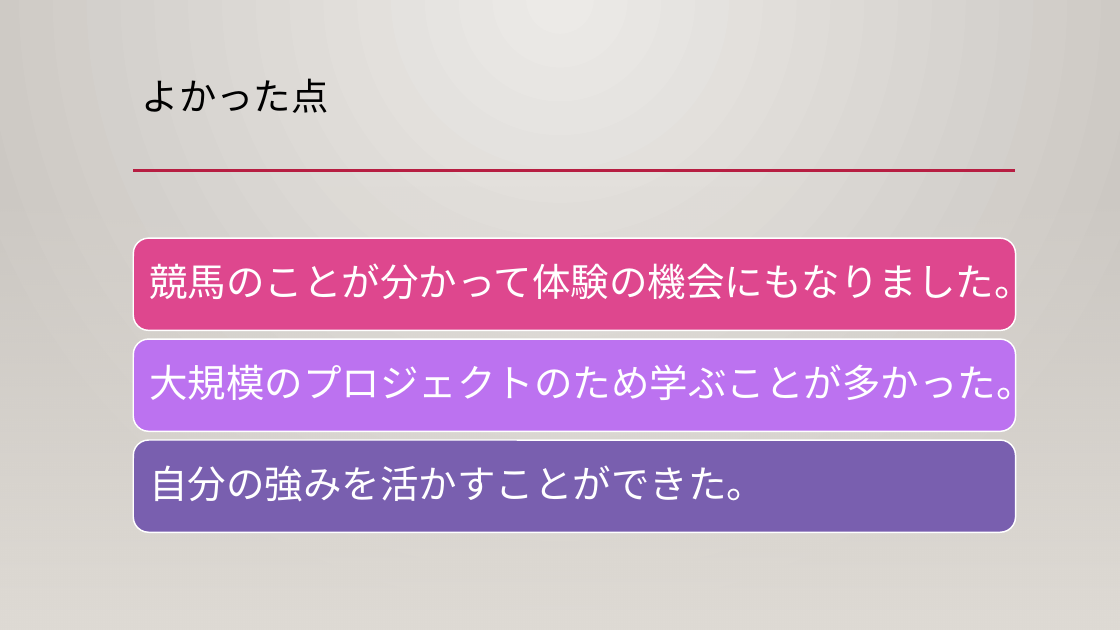
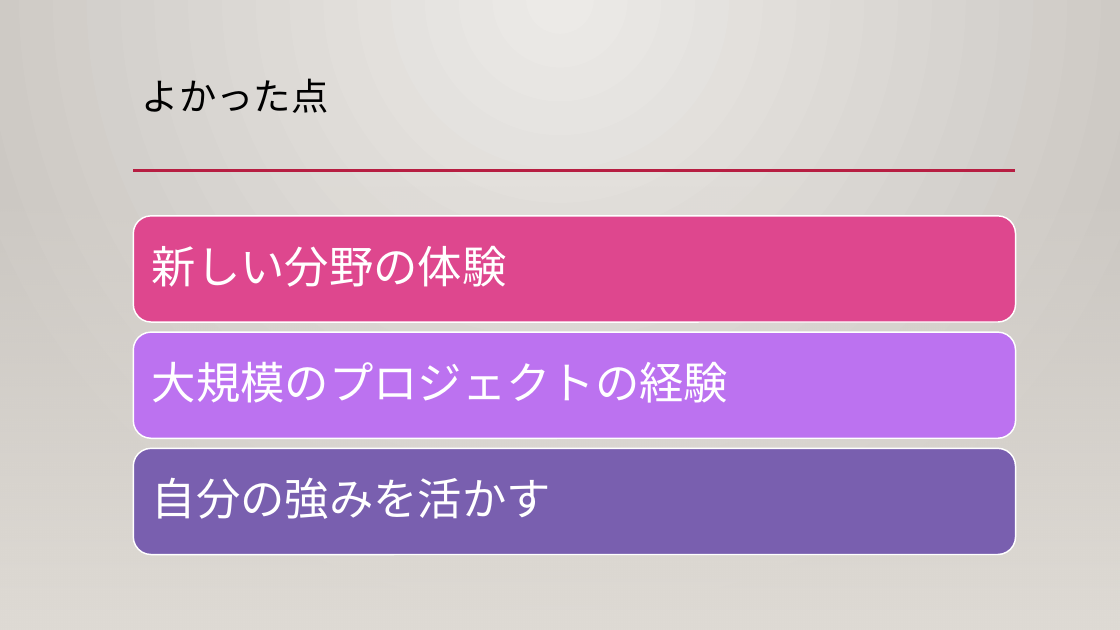
Before and after one commit to bittap/ppt, a slide deck: slide 4 of プログラム経験.pptx. Drawn at 1120x630 pixels with LibreOffice and Linux fonts; fonts in the diff are those of the drawing; background and template pictures are left out. Boxes give left, top, right and bottom in pixels: in the first picture for what was removed or moved away, otherwise in the second. Text is boxed around its words. In the diff, an @@ line names an element or a change of style, - is before the commit and + after.

Commit message:
全体の内容を触れること完了

```diff
--- a/プログラム経験.pptx
+++ b/プログラム経験.pptx
@@ rounded rectangle: place and size @@
-rounded rectangle at box(134, 238, 1016, 330)
+rounded rectangle at box(134, 216, 1016, 322)
@@ text removed at box(149, 257, 1032, 307) @@
-競馬のことが分かって体験の機会にもなりました。
@@ text added at box(152, 246, 507, 287), 38 pt, text #FFFFFF @@
+新しい分野の体験
@@ rounded rectangle: place and size @@
-rounded rectangle at box(134, 339, 1016, 432)
+rounded rectangle at box(134, 332, 1016, 438)
@@ text at box(152, 362, 729, 403): text changed; size 33 to 38 pt @@
-大規模のプロジェクトのため学ぶことが多かった。
+大規模のプロジェクトの経験
@@ rounded rectangle: place and size @@
-rounded rectangle at box(134, 440, 1016, 533)
+rounded rectangle at box(134, 449, 1016, 555)
@@ text at box(152, 477, 551, 519): text changed; size 33 to 38 pt @@
-自分の強みを活かすことができた。
+自分の強みを活かす
```
Also in this commit, not shown: 3 other slides changed, 5 slides added.
